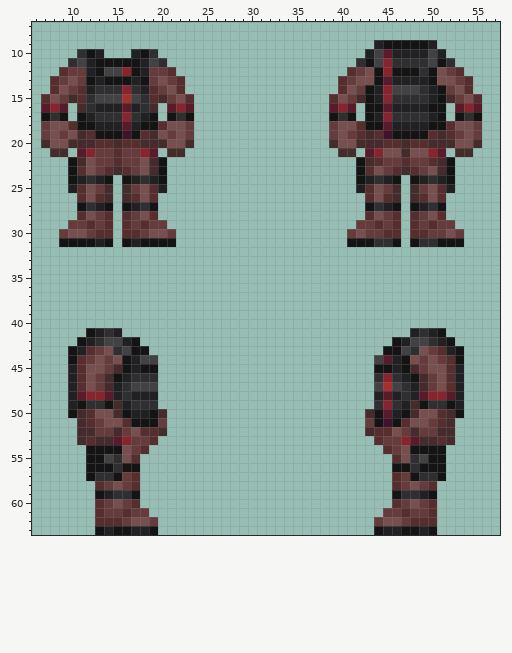
Edited in one commit: pixel-art sprite (Resources/Textures/_Sunrise/Clothing/OuterClothing/Bio/security.rsi/equipped-OUTERCLOTHING.png). That is the earlier state.
The file is 64x64 pixels. Colours within 5 levels of each other are drawn and written as one. Shown: x 6..57, y 7..63.
Now the later version:
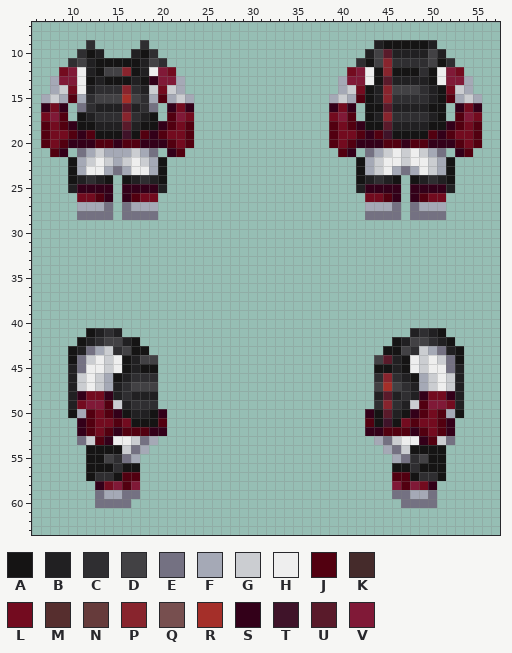
Palette (. is transparent): A #151414  B #212022  C #2f2e31  D #424144  E #747182  F #a5a9b6  G #cbcdd1  H #eeeeee  J #520010  K #452b2b  L #730b1f  M #562e2e  N #663b3b  P #88242d  Q #774f4f  R #a52f29  S #330019  T #3f1329  U #591a2a  V #801937
What changed:
Changed rows in their new state; - is an unchanged pixel.
first column x 7:
 9 -----C-----C-------------------------------------
12 --LVH-------HVL-------------------LVH-------HVL--
13 -FVVH-------SVVF-----------------FVVH-------HVVF-
14 -FGLH-------GLGF-----------------FGL---------LGF-
15 FGFJF-------FJFGF---------------FGFJ---------JFGF
16 SLS-E-------E-SLS---------------SLS-----------SLS
17 LVJ-----------JVL---------------LVJ-----------JVL
18 JLJS---------SJLJ---------------JLJS---------SJLJ
19 JLLJSJ-----JSJLLJ---------------JLLJSJ-----JSJLLJ
20 JLJSSSJJSJJSSSJLJ---------------JLJSSSJJSJJSSSJLJ
21 -JS-EFGFFFGFE-SJ-----------------JS-EFGHGHGFE-SJ-
22 ----FGHGFGHGF-----------------------FGHHGHHGF----
23 ----FHHFEFHHF-----------------------FGHFEFHGF----
25 ----SSSS-SSSS-----------------------SSSS-SSSS----
26 ----LLJS-SJLL-----------------------LLJS-SJLL----
27 ----FFFE-EFFF-----------------------FFFE-EFFF----
28 ----EEEE-EEEE-----------------------EEEE-EEEE----
29 ---.....-.....---------------------.....-.....---
30 --......-......-------------------......-......--
31 --......-......-------------------......-......--
first column x 11:
43 -EFG----------------------------------GFE-
44 EGHGH--------------------------------HGHGE
45 EHHGH--------------------------------HGHHE
46 GHGF----------------------------------FGHG
47 GHGF----------------------------------FGHG
48 SLLS----------------------------------SLLS
49 LVVJG--------------------------------GJVVL
50 FJLJS----S----------------------S----SJLJF
51 SJLLJL---J----------------------J---LJLLJS
52 SJLJSJJJSS----------------------SSJJJSJLJS
53 EGJSHHGEF------------------------FEGHHSJGE
54 -----GEF--------------------------FEG-----
55 -----EF----------------------------FE-----
57 -----JJ----------------------------JJ-----
58 --SLVJV----------------------------VJVLS--
59 --EFFEE----------------------------EEFFE--
60 --EEEE.----------------------------.EEEE--
61 --......--------------------------......--
62 --.......------------------------.......--
63 --.......------------------------.......--
Changed places in both pictures, as pixel boxes (x1, y1, x2, y2):
changed: (41, 40, 194, 247)
changed: (329, 67, 482, 247)
changed: (77, 346, 167, 535)
changed: (365, 346, 455, 535)
